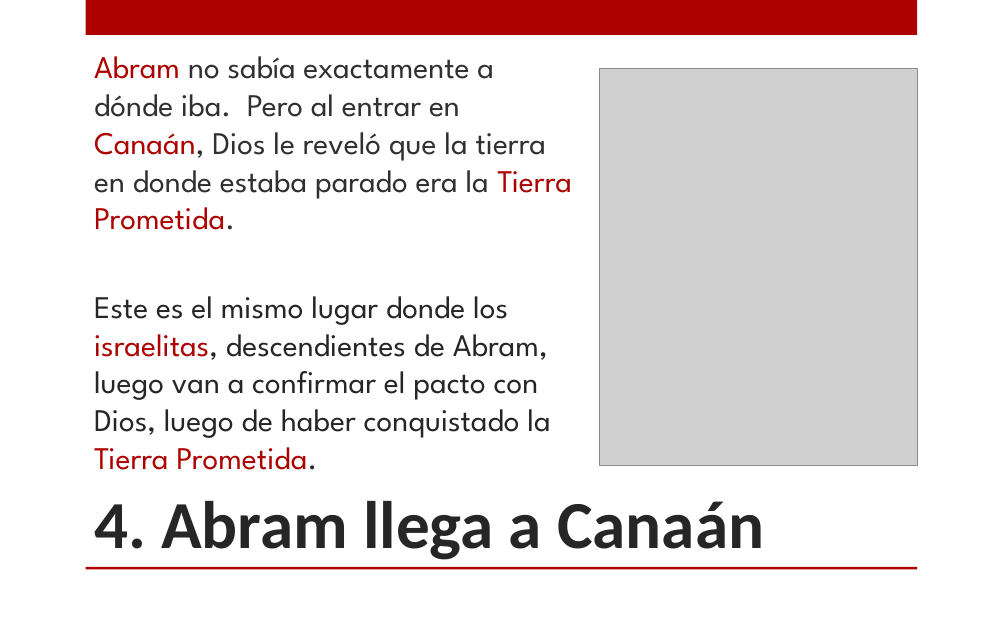
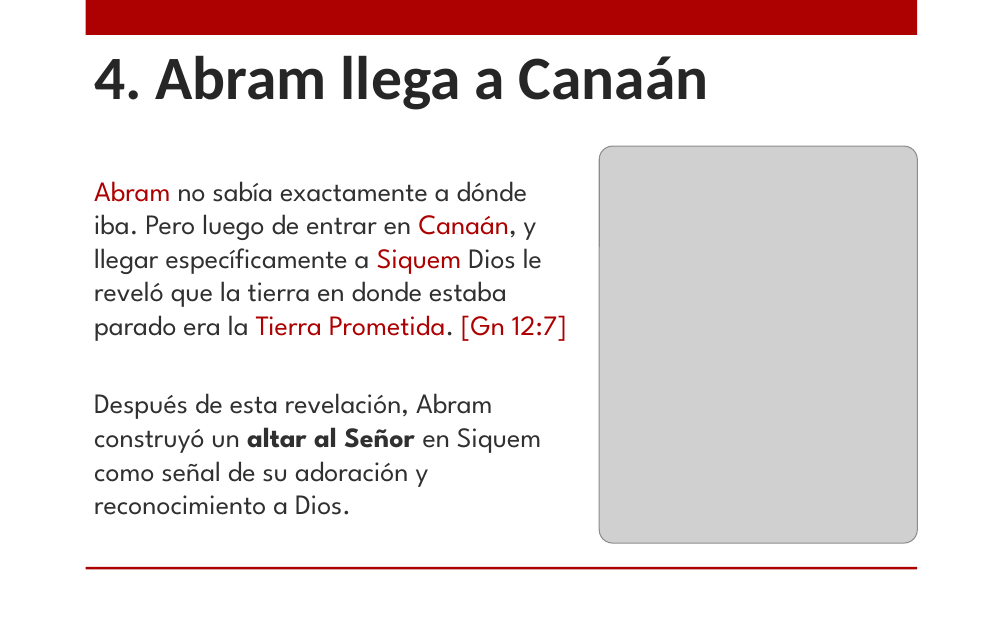
Before and after one commit to CreyTuning/documents, a slide deck: slide 10 of slideshow/Estudios Biblicos/3.-Genesis_1.pptx. Drawn at 1008x630 pixels with LibreOffice and Linux fonts; fonts in the diff are those of the drawing; grey boxes stand for pictures; background and template pictures are left out. Boxes give left, top, right and bottom in pixels: in the first picture for what was removed or moved away, otherwise in the second. Text is boxed around its words. In the diff, an @@ line names an element or a change of style, - is before the commit and + after.

```diff
--- a/slideshow/Estudios Biblicos/3.-Genesis_1.pptx
+++ b/slideshow/Estudios Biblicos/3.-Genesis_1.pptx
@@ text "4. Abram llega a Canaán": place and size @@
-text "4. Abram llega a Canaán" at [94, 501, 764, 560]
+text "4. Abram llega a Canaán" at [94, 55, 709, 110]
@@ text "4. Abram llega a Canaán" at [94, 55, 709, 110]: size 48 to 44 pt; vertical alignment bottom to middle @@
@@ picture: place and size @@
-picture at [599, 69, 917, 466]
+picture at [599, 146, 917, 543]
@@ text at [94, 181, 567, 515]: text changed; size 22.5 to 20 pt; text colour #262626 to #303030 @@
-Abram no sabía exactamente a dónde iba. Pero al entrar en Canaán, Dios le reveló que la tierra en donde estaba parado era la Tierra Prometida.
-Este es el mismo lugar donde los israelitas, descendientes de Abram, luego van a confirmar el pacto con Dios, luego de haber conquistado la Tierra Prometida.
+Abram no sabía exactamente a dónde iba. Pero luego de entrar en Canaán, y llegar específicamente a Siquem Dios le reveló que la tierra en donde estaba parado era la Tierra Prometida. [Gn 12:7]
+Después de esta revelación, Abram construyó un altar al Señor en Siquem como señal de su adoración y reconocimiento a Dios.
```
Also in this commit, not shown: 12 other slides changed.
